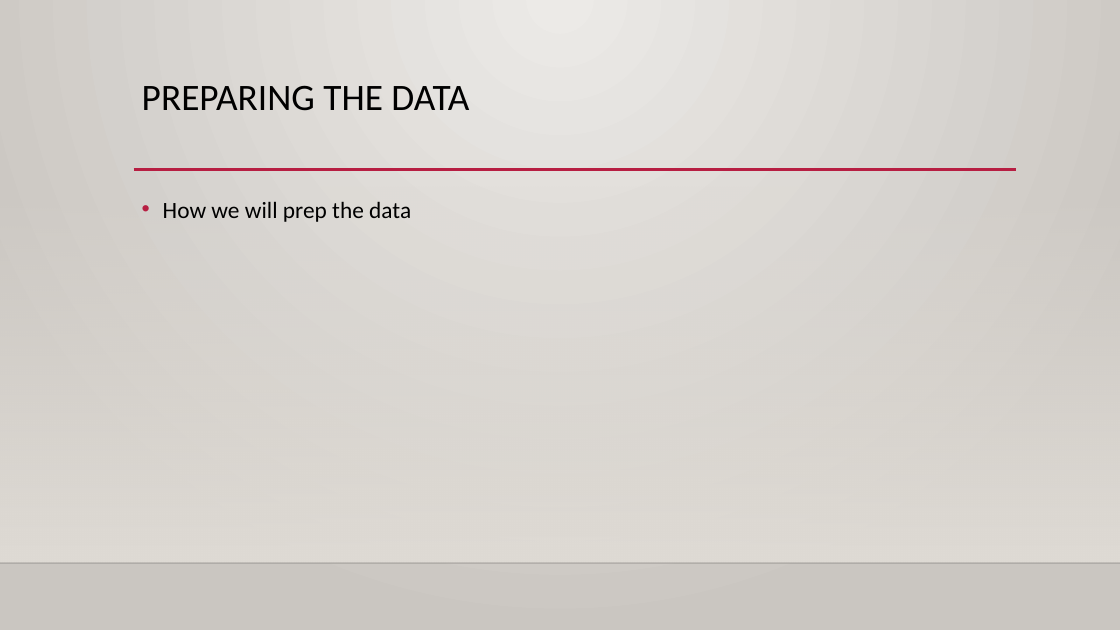
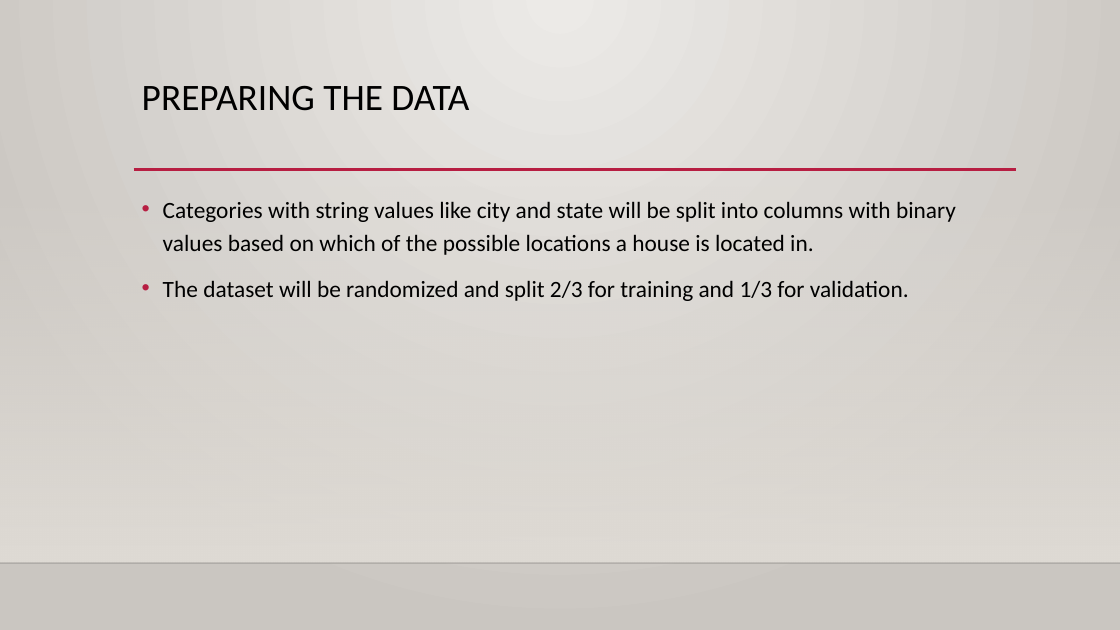
Before and after one commit to rygall/cs613_project, a slide deck: slide 5 of USA Real estate prediction.pptx. Drawn at 1120x630 pixels with LibreOffice and Linux fonts; fonts in the diff are those of the drawing; background and template pictures are left out. Boxes give left, top, right and bottom in pixels: in the first picture for what was removed or moved away, otherwise in the second. Text is boxed around its words. In the diff, an @@ line names an element or a change of style, - is before the commit and + after.

```diff
--- a/USA Real estate prediction.pptx
+++ b/USA Real estate prediction.pptx
@@ text at box(163, 201, 956, 301): text changed @@
-• How we will prep the data
+• Categories with string values like city and state will be split into columns with binary values based on which of the possible locations a house is located in.
+• The dataset will be randomized and split 2/3 for training and 1/3 for validation.
```
Also in this commit, not shown: 3 other slides changed.
